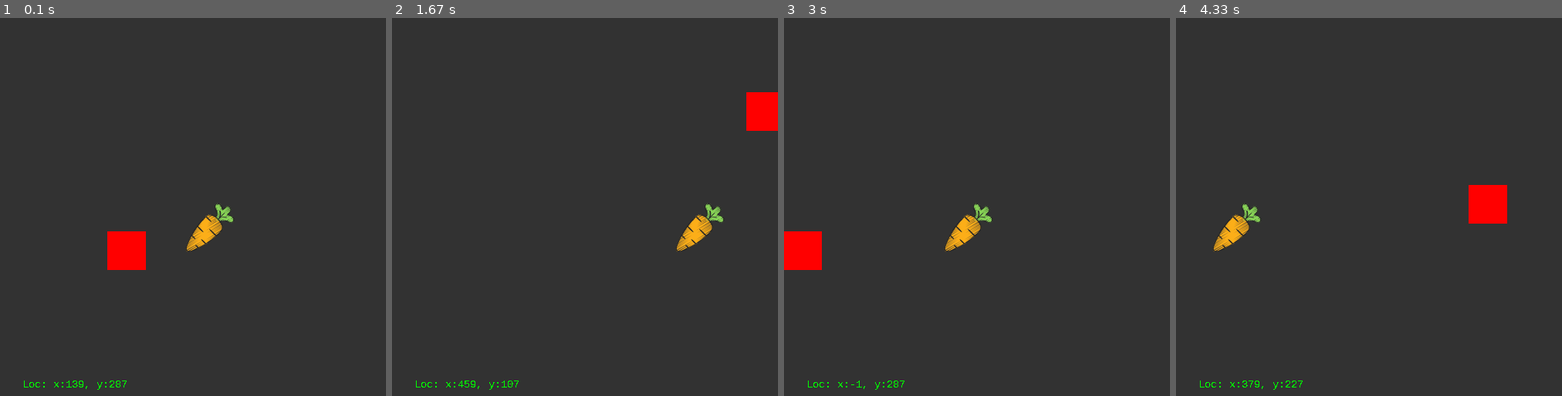
Above: before the commit, frames 1-4 (left to right).
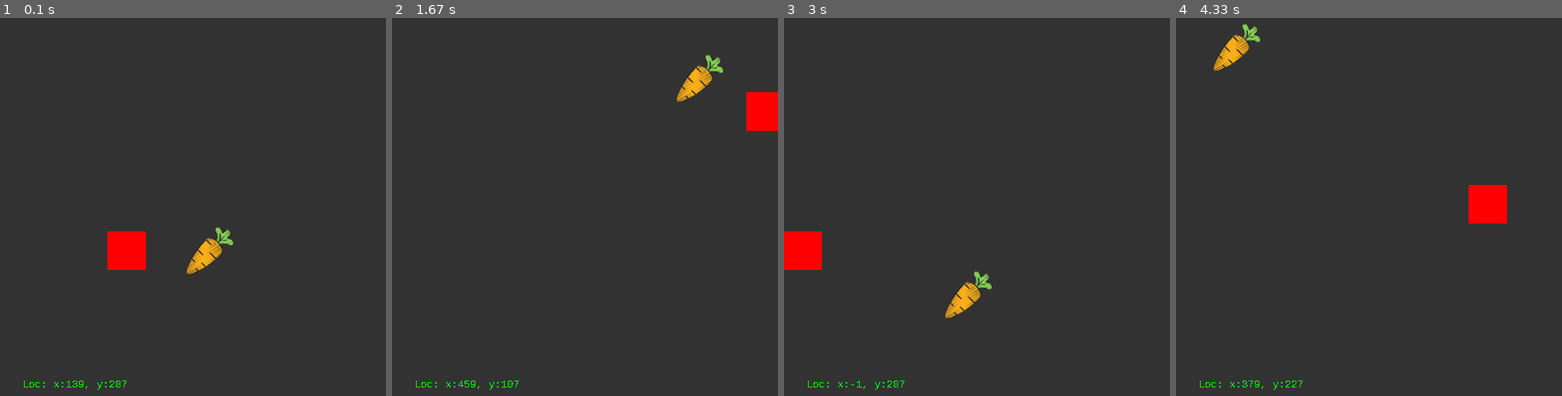
Above: after the commit, the same moments.

Repository: ViceRabbit/PyGameTesting
Game: pygame game, started from main.py
The game is run twice, just before and just after one commit, with the same random seed, the same clock (stepped at 60 frames per second) and the same inputs.
Inputs:
- Up to frame 1 (0.1 s): no input
- Up to frame 2 (1.67 s): hold Right 0.33-0.8 s; hold Up 0.83-1.13 s; hold Right 1.17-1.63 s
- Up to frame 3 (3 s): hold Left 1.67-2.2 s; hold Down 2.23-2.53 s; hold Left 2.57-2.97 s
- Up to frame 4 (4.33 s): hold Up 3-3.37 s; hold Right 3.4-4.03 s; hold Down from 4.07 s (still down)

The runs differ from the first frame. In frame 1, 1.1% of the frame differs, in the area x 48-61%, y 48-68%; in frame 2, 1.1%, in the area x 73-86%, y 9-62%; in frame 3, 1.1%; in frame 4, 1.1%.

Commit message:
Carrot bounces off screen! (random) - Gitpod

Diff:
--- a/main.py
+++ b/main.py
@@ -19,7 +19,7 @@
 playerX = 210 # we dont know size of img well, 250 is half of screen size, so lowered it to 220
 playerY = 250 # close to 500, as we want it below
 playerXChange = 5
-playerYChange = 0
+playerYChange = 5
 definiteX = 1
 definiteY = 1
 
@@ -51,8 +51,8 @@
 # Boundary; X (LEFT): -4, X (RIGHT): 469, Y (UP): -6, Y (DOWN): 460
 BoundXLeft = -4
 BoundXRight = 469
-BoundXUp = -6
-BoundXDown = 460
+BoundYUp = -6
+BoundYDown = 460
 
 # make so it doesnt auto close code
 # aka * Game Loop * 225 281
@@ -60,11 +60,17 @@
 while active:
   gameScreen.fill((50, 50, 50)) # background fill, ensure its in a tuple: .fill((R, G, B))
   playerX += playerXChange
+  playerY += playerYChange
   if playerX + playerXChange < BoundXLeft or playerX + playerXChange > BoundXRight:
     print(f'Hit boundary!; XChange = {playerXChange}')
     definiteX *= -1
     randomints = np.sort(np.array([1*definiteX, 10*definiteX]))
     playerXChange = np.random.randint(low=randomints[0], high=randomints[1])
+  if playerY + playerYChange < BoundYUp or playerY + playerYChange > BoundYDown:
+    print(f'Hit boundary!; YChange = {playerYChange}')
+    definiteY *= -1
+    randomints = np.sort(np.array([1*definiteY, 10*definiteY]))
+    playerYChange = np.random.randint(low=randomints[0], high=randomints[1])
 
     # generate two np randoms, so like np.random.randint(1, 10) for right but liek for left its like (-1, -10)
 
Not shown, changed: sdlaudio.raw
